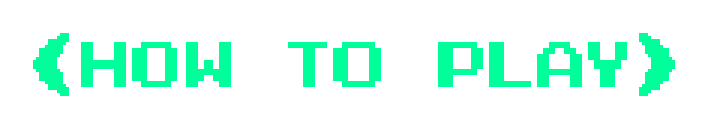
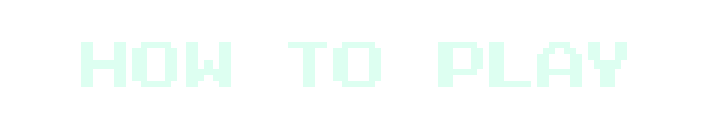
The second 708 x 129 image is a revision of the first. Changes to its layers:
painted on "Pasted Layer #2" over (33, 33, 675, 96)
